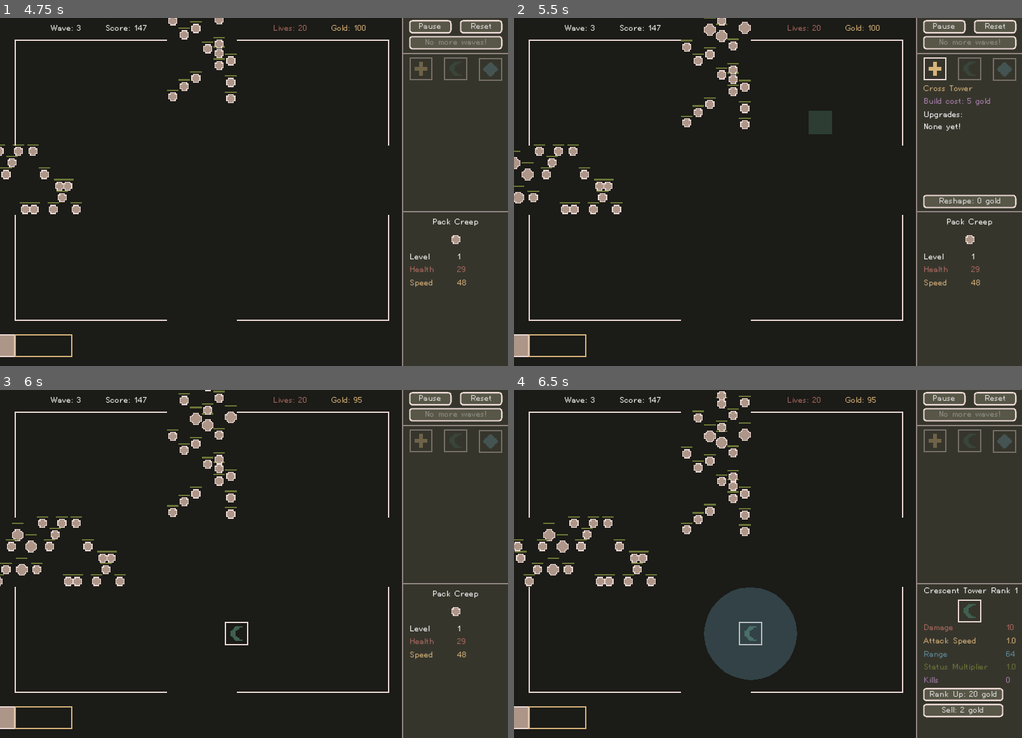
Above: before the commit, frames 1-4 (two rows, left to right).
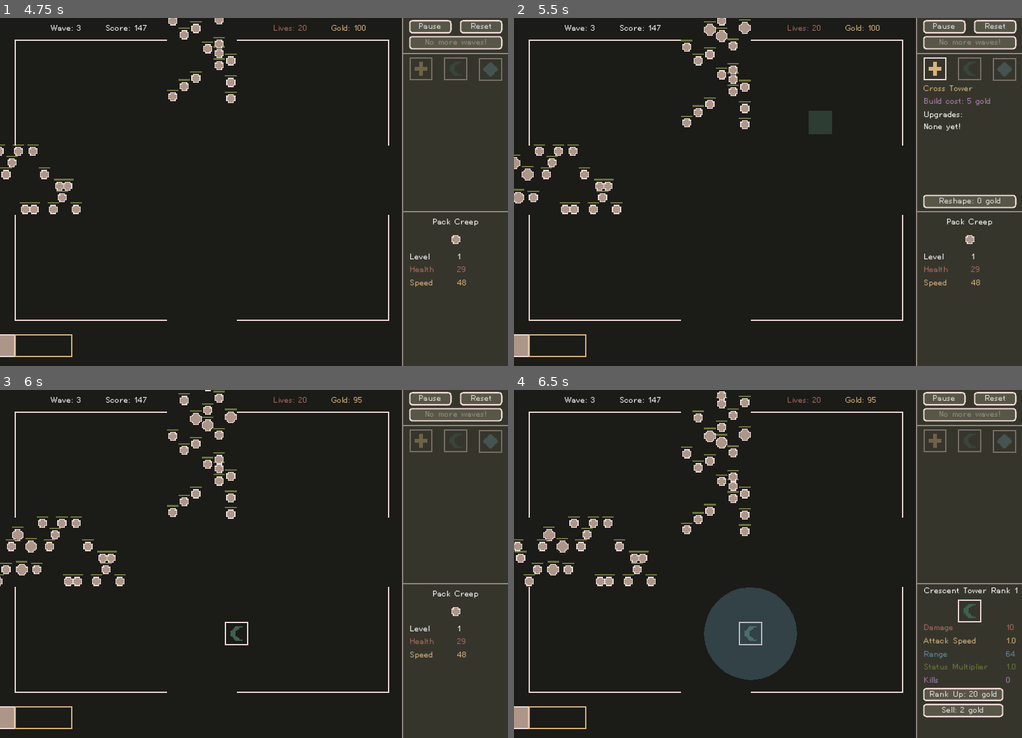
Above: after the commit, the same moments.

Repository: nolenroyalty/ReShape-TD
Game: Godot game, scene res://Main.tscn
The game is run twice, just before and just after one commit, with the same random seed, the same clock (stepped at 60 frames per second) and the same inputs.
Inputs (mouse positions are in pixels of both pictures, inside the frame that each line leads up to):
- Up to frame 1 (4.75 s): click "Start" at 0.5 s; click "Got It!" at 1.25 s; click "Start" at 2 s; click (5, 209) at 2.77 s; tap Enter (ui_accept) at 3.5, 3.77, 4.52 s; move the mouse to (203, 181) at 3.52 s; hold Right (ui_right) 3.53-4.28 s; hold Shift (continue_building) 3.53-4.28 s; click (203, 181) at 3.67 s; move the mouse to (152, 209) at 4.27 s; tap R (reshape_tower) at 4.35 s
- Up to frame 2 (5.5 s): move the mouse to (818, 115) at 5.02 s; hold Right (ui_right) from 5.03 s (still down); tap 1 (select_tower_1) at 5.1 s
- Up to frame 3 (6 s): move the mouse to (228, 633) at 5.77 s; release Right (ui_right) at 5.78 s; hold U (upgrade_tower) from 5.78 s (still down); tap 2 (select_tower_2) at 5.85 s; click (228, 633) at 5.92 s
- Up to frame 4 (6.5 s): keep holding U (upgrade_tower); tap Enter (ui_accept) at 6.02 s

Frame 1 is identical in both runs. In frame 2, less than 0.1% of the frame differs, in the area x 0-47%, y 0-50%; in frame 3, 0.1%, in the area x 2-47%, y 4-50%; in frame 4, 0.1%.

Commit message:
tweak health bar location

Diff:
--- a/creeps/PackBoss.tscn
+++ b/creeps/PackBoss.tscn
@@ -23,12 +23,12 @@
 script = ExtResource( 4 )
 
 [node name="HealthBarEmpty" parent="." index="0"]
-margin_top = -17.0
-margin_bottom = -15.0
+margin_top = -12.0
+margin_bottom = -10.0
 
 [node name="HealthBarFull" parent="." index="1"]
-margin_top = -17.0
-margin_bottom = -15.0
+margin_top = -12.0
+margin_bottom = -10.0
 
 [node name="SpriteButton" parent="." index="2"]
 material = SubResource( 1 )
